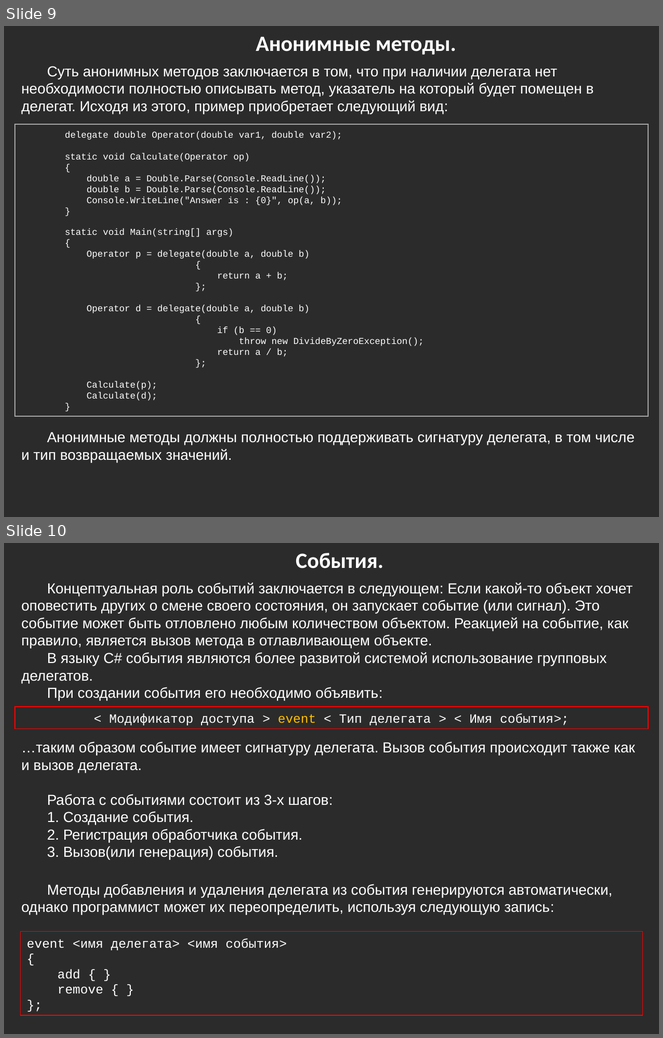
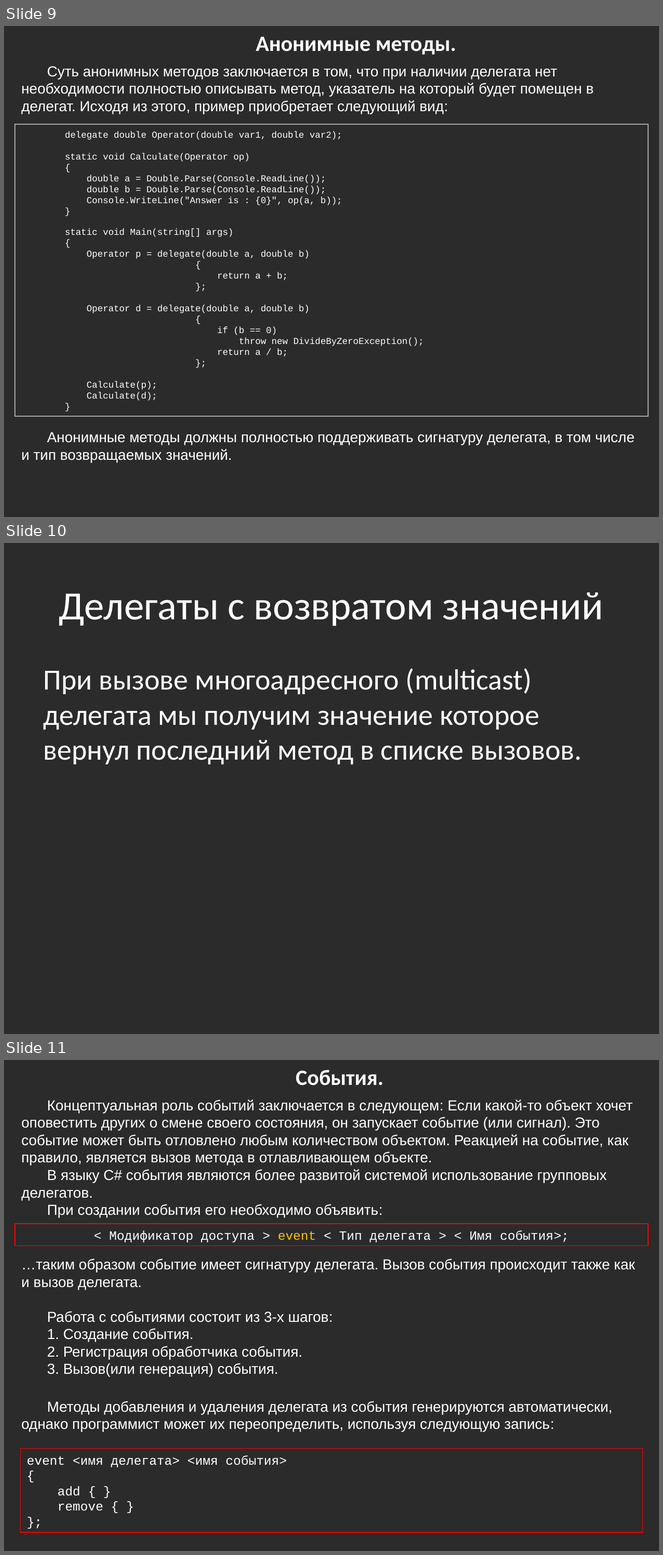
Before and after one commit to bazile/Training, a slide deck: Presentation/lesson-05-events.pptx. Shown one above the other, each under a label of ours: slides 9 and 10 before the commit, slides 9, 10 and 11 after it. The pictures are 663x1038 and 663x1555 pixels, drawn with LibreOffice and Linux fonts; fonts in the diff are those of the drawing; background and template pictures are left out; a plain dark background stands for a picture behind light text. Boxes give left, top, right and bottom in pixels: in the first picture for what was removed or moved away, otherwise in the second. Text is boxed around its words. In the diff, an @@ line names an element or a change of style, - is before the commit and + after.

Commit message:
Updated title slide

```diff
--- a/Presentation/lesson-05-events.pptx
+++ b/Presentation/lesson-05-events.pptx
@@ slide 10 added at box(4, 543, 659, 1034), background picture (left out) @@
@@ title added at box(59, 592, 604, 626), 44 pt, text #FFFFFF @@
+Делегаты с возвратом значений
@@ text added at box(44, 668, 582, 765), 32 pt, text #FFFFFF @@
+При вызове многоадресного (multicast) делегата мы получим значение которое вернул последний метод в списке вызовов.
@@ what was slide 10 is now slide 11 @@
```
Also in this commit, not shown: 1 slide changed, 25 other files.
